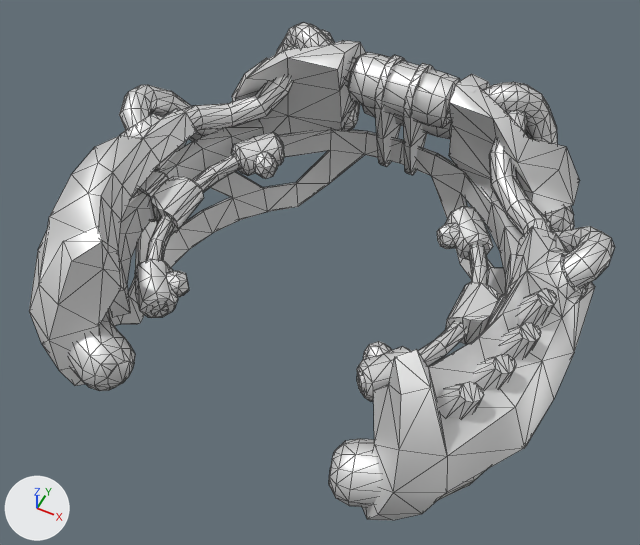
What one commit did to the glTF model glb/legsy.glb.
Before and after are seen from a 50 mm camera at (52.4, -107.5, 131.8) aimed at (0.1, -3.0, 1.3). Arrows for +X, +Y and +Z are at lower left; the lights stay in place. The older version comes first. Mesh edges are drawn as thin lines on the coarser meshes. Where no turn or scale is listed for an object, it has been applied to the vertices.

In view in the first picture: 'Cylinder2', 'base', 'larm', 'lnano1', 'lnano2', 'lrail', 'rarm', 'rnano1', 'rnano2', 'rrail' and 4 more.
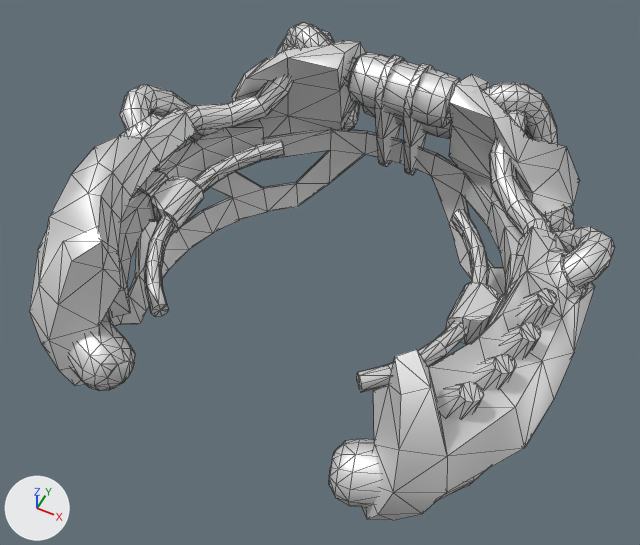
What differs and where, as boxes [x1, y1, x2, y2] in the pictures (640 x 545 px):
```json
{"object": "rnano2", "change": "no longer drawn", "before": [135, 259, 189, 318]}
{"object": "lnano2", "change": "no longer drawn", "before": [437, 206, 493, 260]}
{"object": "rnano1", "change": "no longer drawn", "before": [231, 132, 284, 179]}
{"object": "lnano1", "change": "no longer drawn", "before": [357, 341, 411, 401]}
```

Scene script edits in JSON lines:
```json
{"op": "set", "path": "ob_lnano1", "old": "bpy.data.objects.new('lnano1', me_lnano1)", "new": "bpy.data.objects.new('lnano1', None)"}
{"op": "set", "path": "ob_lnano2", "old": "bpy.data.objects.new('lnano2', me_lnano2)", "new": "bpy.data.objects.new('lnano2', None)"}
{"op": "set", "path": "ob_rnano1", "old": "bpy.data.objects.new('rnano1', me_rnano1)", "new": "bpy.data.objects.new('rnano1', None)"}
{"op": "set", "path": "ob_rnano2", "old": "bpy.data.objects.new('rnano2', me_rnano2)", "new": "bpy.data.objects.new('rnano2', None)"}
```
